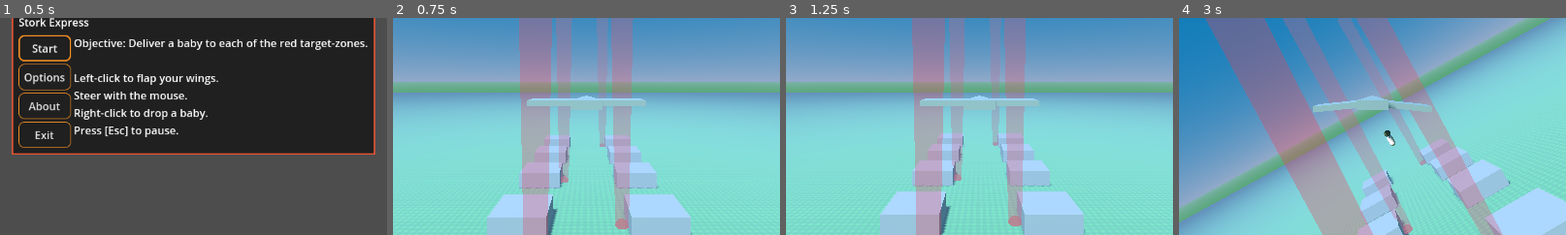
Above: before the commit, frames 1-4 (left to right).
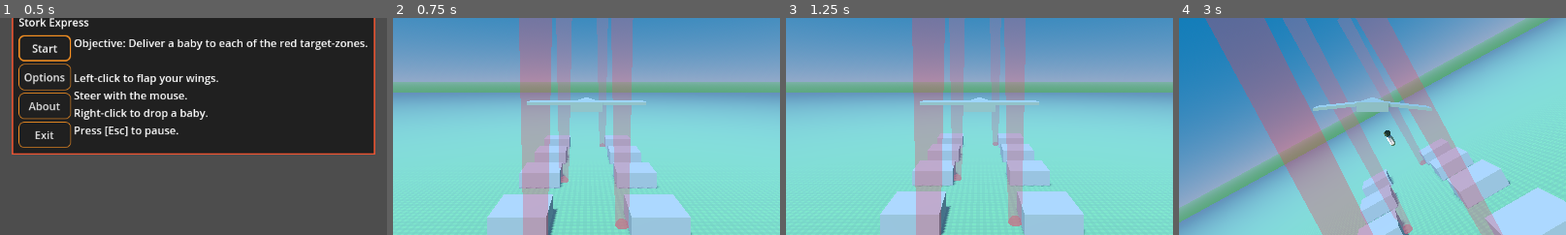
Above: after the commit, the same moments.

Repository: pizzasgood/StorkExpress_LD53
Game: Godot game, scene res://TitleScreen.tscn
Two runs of this game, one before a commit and one after it. Both use one fixed random seed, a clock stepped at 60 frames per second and the inputs below.
Inputs (mouse positions are % of the whole screen's width and height, from its top left):
- Up to frame 1 (0.5 s): no input
- Up to frame 2 (0.75 s): click "Start" at 0.5 s
- Up to frame 3 (1.25 s): no input
- Up to frame 4 (3 s): move the mouse to (55, 50) at 1.27 s; right-click (55, 50) at 1.35 s; tap Space (flap) at 1.52, 1.82, 2.27, 2.57 s; move the mouse to (45, 50) at 2.02 s; right-click (45, 50) at 2.1 s; move the mouse to (52, 48) at 2.77 s; right-click (52, 48) at 2.85 s
The pictures show only the part of the screen within x 25-75%, y 35-85%; the shares and areas given below are measured in that part.

Frame 1 is identical in both runs. In frame 2, 0.6% of the frame differs, in the area x 34-66%, y 35-41%; in frame 3, 0.6%; in frame 4, 0.7%, in the area x 34-66%, y 35-59%.

Commit message:
Make wings thinner

Diff:
--- a/entities/Player.tscn
+++ b/entities/Player.tscn
@@ -8,7 +8,7 @@
 size = Vector3(0.5, 1.5, 0.15)
 
 [sub_resource type="BoxMesh" id="BoxMesh_bo8nt"]
-size = Vector3(1, 0.1, 0.5)
+size = Vector3(1, 0.05, 0.5)
 
 [node name="Player" type="RigidBody3D" groups=["player"]]
 mass = 4.0
@@ -19,8 +19,8 @@
 [node name="CollisionShape3D" type="CollisionShape3D" parent="."]
 shape = SubResource("SphereShape3D_10wtv")
 
-[node name="MeshInstance3D2" type="MeshInstance3D" parent="."]
-transform = Transform3D(1, 0, 0, 0, -4.37114e-08, 1, 0, -1, -4.37114e-08, 0, 0, -0.163166)
+[node name="Body" type="MeshInstance3D" parent="."]
+transform = Transform3D(1, 0, 0, 0, -4.37114e-08, 1, 0, -1, -4.37114e-08, 0, -0.0366033, -0.163166)
 mesh = SubResource("PrismMesh_gxk06")
 
 [node name="ShoulderL" type="Node3D" parent="."]
